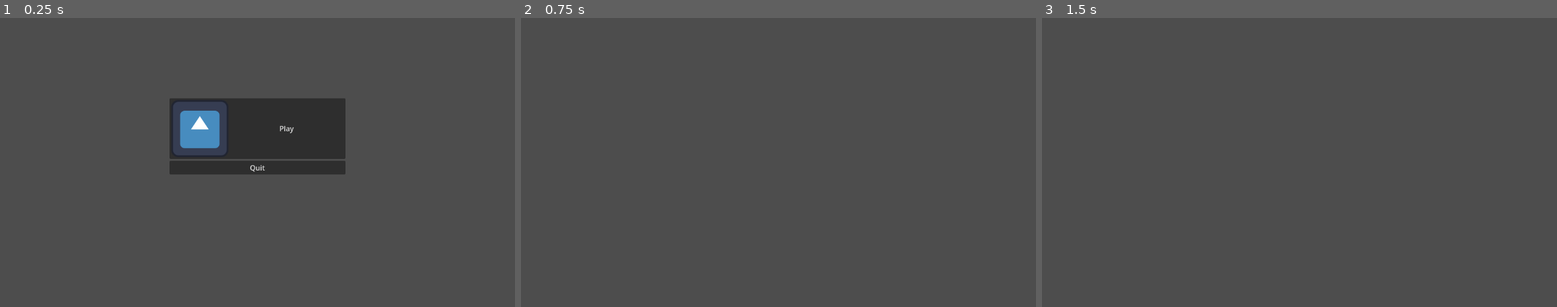
Above: before the commit, frames 1-3 (left to right).
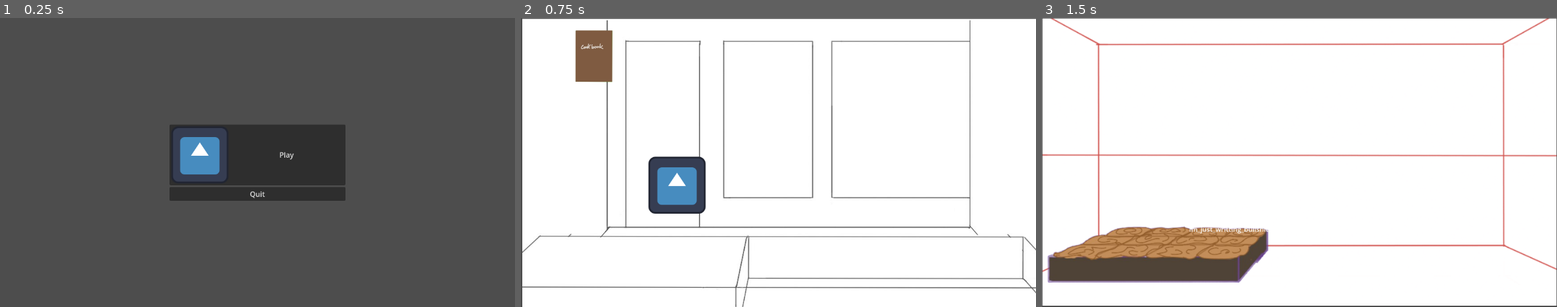
Above: after the commit, the same moments.

Repository: suricataww/CinnamonInn
Game: Godot game, scene res://mainmenu.tscn
Two runs of this game, one before a commit and one after it. Both use one fixed random seed, a clock stepped at 60 frames per second and the inputs below. The engine's default icon, where the game draws it, is replaced by a stand-in: a white triangle on a blue panel in a dark square.
Inputs (mouse positions are in pixels of both pictures, inside the frame that each line leads up to):
- Up to frame 1 (0.25 s): no input
- Up to frame 2 (0.75 s): click "Play" at 0.5 s
- Up to frame 3 (1.5 s): tap Enter at 1.25 s; move the mouse to (1423, 260) at 1.27 s; hold Right from 1.28 s (still down); tap Alt at 1.35 s; click (1423, 260) at 1.42 s

The runs differ from the first frame. In frame 1, 6.8% of the frame differs, in the area x 32-68%, y 27-64%; in frame 2, 98%, in the area x 0-100%, y 0-100%; in frame 3, 97%.

Commit message:
assets & interactions

Diff:
--- a/animated_sprite_2d.gd
+++ b/animated_sprite_2d.gd
@@ -6,25 +6,35 @@
 
 func _ready() -> void:
 	cake.input_event.connect(pressed)
+	modulate.a = 1
 	price.text = ""
 	inventory.text = ""
+	print(scale)
+	price.text = "im_just_writting_bullshit_so_that_i_can_see_if_terra_works_this_time)"
+	if global.inv_treat1 == 12:
+		frame = 12
 
-func _physics_process(delta: float) -> void:
-	if global.inv_treat1 == 0:
-		modulate.a = 0
-	else:
-		modulate.a = 1
+#
+#func _physics_process(delta: float) -> void:
+	#if global.inv_treat1 == 0:
+		#modulate.a = 0
+	#else:
+		#modulate.a = 1
+
 func hoover() -> void:
 	price.text = "$10"
 	inventory.text = str(global.inv_treat1)
-	scale = Vector2(2.06,1.41)
+	#scale = Vector2(2.06,1.41)
 
 func hooverout() -> void:
 	price.text = ""
 	inventory.text = ""
-	scale = Vector2(1.984375, 1.34375)
+	#scale = Vector2(1.984375, 1.34375)
 
 func pressed (viewport: Node, event: InputEvent, shape_idx: int) -> void:
 	if event is InputEventMouseButton and event.pressed and event.button_index == MOUSE_BUTTON_LEFT:
 		global.inv_treat1 -= 1
+		frame = global.inv_treat1
+		global.display_selection = 1 #specific pentru cinnamon roll
+		print(global.display_selection)
 		get_tree().change_scene_to_file("res://bakery.tscn")
--- a/bakery.tscn
+++ b/bakery.tscn
@@ -1,17 +1,82 @@
-[gd_scene load_steps=3 format=3 uid="uid://bicg0pw8817vq"]
+[gd_scene load_steps=13 format=3 uid="uid://bicg0pw8817vq"]
 
 [ext_resource type="Script" uid="uid://c1qaj0vu4r0cc" path="res://bakery.gd" id="1_wsl86"]
+[ext_resource type="Texture2D" uid="uid://ou0ysaqt3tw" path="res://init_assets/init_bkg_sell.jpg" id="2_ouogn"]
+[ext_resource type="PackedScene" uid="uid://bp7euwlf76w07" path="res://recipebook.tscn" id="3_s7bsd"]
+[ext_resource type="Texture2D" uid="uid://tnhq7vxw85t7" path="res://init_assets/cserve.png" id="4_2vx5a"]
+[ext_resource type="Script" uid="uid://25r78gtw08kh" path="res://tobeserved.gd" id="5_ybdsq"]
+[ext_resource type="Script" uid="uid://c0qeecqetf6ei" path="res://customer.gd" id="6_mou4l"]
+[ext_resource type="Texture2D" uid="uid://bwbwuq3ugtf2s" path="res://icon.svg" id="6_ybdsq"]
 
 [sub_resource type="RectangleShape2D" id="RectangleShape2D_rbuiu"]
-size = Vector2(590, 206.5)
+size = Vector2(655, 159.5)
+
+[sub_resource type="SpriteFrames" id="SpriteFrames_fewt1"]
+animations = [{
+"frames": [{
+"duration": 1.0,
+"texture": ExtResource("4_2vx5a")
+}],
+"loop": true,
+"name": &"default",
+"speed": 5.0
+}]
+
+[sub_resource type="RectangleShape2D" id="RectangleShape2D_2vx5a"]
+size = Vector2(325.43176, 122.3255)
+
+[sub_resource type="SpriteFrames" id="SpriteFrames_mou4l"]
+animations = [{
+"frames": [{
+"duration": 1.0,
+"texture": ExtResource("6_ybdsq")
+}],
+"loop": true,
+"name": &"default",
+"speed": 5.0
+}]
+
+[sub_resource type="CapsuleShape2D" id="CapsuleShape2D_tm5gv"]
+radius = 90.0
+height = 226.0
 
 [node name="Bakery" type="Node2D"]
 script = ExtResource("1_wsl86")
 
-[node name="BKG" type="Sprite2D" parent="."]
-
 [node name="Area2D" type="Area2D" parent="."]
 
 [node name="CollisionShape2D" type="CollisionShape2D" parent="Area2D"]
-position = Vector2(855, 545.25)
+position = Vector2(822.5, 568.75)
 shape = SubResource("RectangleShape2D_rbuiu")
+
+[node name="BKG" type="Sprite2D" parent="."]
+position = Vector2(579, 326)
+texture = ExtResource("2_ouogn")
+
+[node name="recipebook" parent="." instance=ExtResource("3_s7bsd")]
+position = Vector2(121, 89)
+scale = Vector2(0.36533815, 0.36533818)
+
+[node name="tobeserved" type="AnimatedSprite2D" parent="."]
+position = Vector2(340, 539)
+scale = Vector2(0.43327057, 0.43327066)
+sprite_frames = SubResource("SpriteFrames_fewt1")
+script = ExtResource("5_ybdsq")
+
+[node name="Area2D" type="Area2D" parent="tobeserved"]
+
+[node name="CollisionShape2D" type="CollisionShape2D" parent="tobeserved/Area2D"]
+position = Vector2(-24.234314, 8.078125)
+scale = Vector2(1.0000002, 1.0000002)
+shape = SubResource("RectangleShape2D_2vx5a")
+debug_color = Color(0.86631626, 0.3357248, 0.3167835, 0.41960785)
+
+[node name="customer" type="AnimatedSprite2D" parent="."]
+position = Vector2(349, 375)
+sprite_frames = SubResource("SpriteFrames_mou4l")
+script = ExtResource("6_mou4l")
+
+[node name="Area2D" type="Area2D" parent="customer"]
+
+[node name="CollisionShape2D" type="CollisionShape2D" parent="customer/Area2D"]
+shape = SubResource("CapsuleShape2D_tm5gv")
--- /dev/null
+++ b/bowl.gd
@@ -0,0 +1,12 @@
+extends AnimatedSprite2D
+@onready var area2d: Area2D = $Area2D
+
+func _ready() -> void:
+	area2d.area_entered.connect(ing_entered)
+
+func _process(delta: float) -> void:
+	pass
+
+func ing_entered(area = Area2D) -> void:
+	if get_tree().has_group("wsugar"):
+		frame = 1
--- /dev/null
+++ b/bowl.tscn
@@ -0,0 +1,31 @@
+[gd_scene load_steps=5 format=3 uid="uid://cofxitm41sosv"]
+
+[ext_resource type="Texture2D" uid="uid://bwbwuq3ugtf2s" path="res://icon.svg" id="1_y8sj4"]
+[ext_resource type="Script" uid="uid://bhjutocwttnxh" path="res://bowl.gd" id="2_evrla"]
+
+[sub_resource type="SpriteFrames" id="SpriteFrames_6yfex"]
+animations = [{
+"frames": [{
+"duration": 1.0,
+"texture": ExtResource("1_y8sj4")
+}],
+"loop": true,
+"name": &"default",
+"speed": 5.0
+}]
+
+[sub_resource type="RectangleShape2D" id="RectangleShape2D_f4wr4"]
+size = Vector2(127.35516, 126)
+
+[node name="bowl" type="AnimatedSprite2D"]
+position = Vector2(1.0000305, 1.0000038)
+scale = Vector2(3.1015625, 1)
+sprite_frames = SubResource("SpriteFrames_6yfex")
+script = ExtResource("2_evrla")
+
+[node name="Area2D" type="Area2D" parent="."]
+
+[node name="CollisionShape2D" type="CollisionShape2D" parent="Area2D"]
+position = Vector2(-0.16121888, 1.9073486e-06)
+scale = Vector2(0.9999999, 0.9999999)
+shape = SubResource("RectangleShape2D_f4wr4")
--- /dev/null
+++ b/customer.gd
@@ -0,0 +1,12 @@
+extends AnimatedSprite2D
+@onready var area2d: Area2D = $Area2D
+
+func _ready() -> void:
+	add_to_group("customer")
+	area2d.area_entered.connect(entered)
+
+func _process(delta: float) -> void:
+	pass
+
+func entered(area: Area2D) -> void:
+	print("yummy, thank you!")
--- a/display.tscn
+++ b/display.tscn
@@ -1,51 +1,105 @@
-[gd_scene load_steps=6 format=3 uid="uid://cs57chc66tknb"]
+[gd_scene load_steps=19 format=3 uid="uid://cs57chc66tknb"]
 
 [ext_resource type="Script" uid="uid://bm408y0chifvt" path="res://display.gd" id="1_mytll"]
-[ext_resource type="Texture2D" uid="uid://bwbwuq3ugtf2s" path="res://icon.svg" id="2_tbhi7"]
+[ext_resource type="Texture2D" uid="uid://cmcnt1xw22th8" path="res://init_assets/0c.png" id="2_md80r"]
+[ext_resource type="Texture2D" uid="uid://cgjcjyuw4jjeh" path="res://init_assets/init_bkg_display.png" id="2_wx2p0"]
 [ext_resource type="Script" uid="uid://bxl7nwsbx3y55" path="res://animated_sprite_2d.gd" id="3_tbhi7"]
+[ext_resource type="Texture2D" uid="uid://cdsrqghviuxnp" path="res://init_assets/1c.png" id="3_uiu4r"]
+[ext_resource type="Texture2D" uid="uid://dvjsxiagaj1oq" path="res://init_assets/2c.png" id="4_wx2p0"]
+[ext_resource type="Texture2D" uid="uid://r4qh3nv5x55p" path="res://init_assets/3c.png" id="5_2d6qp"]
+[ext_resource type="Texture2D" uid="uid://dley7340ashod" path="res://init_assets/4c.png" id="6_agley"]
+[ext_resource type="Texture2D" uid="uid://btcpwwtp86ctb" path="res://init_assets/5c.png" id="7_h0bd0"]
+[ext_resource type="Texture2D" uid="uid://bcordf2yg72kt" path="res://init_assets/6c.png" id="8_gdo8m"]
+[ext_resource type="Texture2D" uid="uid://ci1r5mg6mpane" path="res://init_assets/7c.png" id="9_f258m"]
+[ext_resource type="Texture2D" uid="uid://ute20phc7mgh" path="res://init_assets/8c.png" id="10_8b0sg"]
+[ext_resource type="Texture2D" uid="uid://bmqsl0u77j46u" path="res://init_assets/10c.png" id="11_fiupt"]
+[ext_resource type="Texture2D" uid="uid://c7sgxnq70fkp" path="res://init_assets/9c.png" id="11_uiu4r"]
+[ext_resource type="Texture2D" uid="uid://gv3wsivqgptv" path="res://init_assets/11c.png" id="12_62obs"]
+[ext_resource type="Texture2D" uid="uid://bbqqw7a6vu7j5" path="res://init_assets/12c.png" id="13_bxqbu"]
 
 [sub_resource type="SpriteFrames" id="SpriteFrames_txl3f"]
 animations = [{
 "frames": [{
 "duration": 1.0,
-"texture": ExtResource("2_tbhi7")
+"texture": ExtResource("2_md80r")
+}, {
+"duration": 1.0,
+"texture": ExtResource("3_uiu4r")
+}, {
+"duration": 1.0,
+"texture": ExtResource("4_wx2p0")
+}, {
+"duration": 1.0,
+"texture": ExtResource("5_2d6qp")
+}, {
+"duration": 1.0,
+"texture": ExtResource("6_agley")
+}, {
+"duration": 1.0,
+"texture": ExtResource("7_h0bd0")
+}, {
+"duration": 1.0,
+"texture": ExtResource("8_gdo8m")
+}, {
+"duration": 1.0,
+"texture": ExtResource("9_f258m")
+}, {
+"duration": 1.0,
+"texture": ExtResource("10_8b0sg")
+}, {
+"duration": 1.0,
+"texture": ExtResource("11_uiu4r")
+}, {
+"duration": 1.0,
+"texture": ExtResource("11_fiupt")
+}, {
+"duration": 1.0,
+"texture": ExtResource("12_62obs")
+}, {
+"duration": 1.0,
+"texture": ExtResource("13_bxqbu")
 }],
 "loop": true,
-"name": &"default",
+"name": &"new_animation",
 "speed": 5.0
 }]
 
 [sub_resource type="RectangleShape2D" id="RectangleShape2D_rlkrk"]
-size = Vector2(126, 125)
+size = Vector2(522.91974, 136.11055)
 
 [node name="Display" type="Node2D"]
 script = ExtResource("1_mytll")
 
 [node name="BKG" type="Sprite2D" parent="."]
+position = Vector2(576, 323)
+scale = Vector2(1.1454183, 1.15)
+texture = ExtResource("2_wx2p0")
 
-[node name="Pastry1" type="AnimatedSprite2D" parent="."]
-position = Vector2(245, 435)
-scale = Vector2(1.984375, 1.34375)
+[node name="cinnamonroll" type="AnimatedSprite2D" parent="."]
+position = Vector2(302, 501.00003)
+scale = Vector2(0.94450426, 0.8679211)
 sprite_frames = SubResource("SpriteFrames_txl3f")
+animation = &"new_animation"
 script = ExtResource("3_tbhi7")
 
-[node name="Area2D" type="Area2D" parent="Pastry1"]
+[node name="Area2D" type="Area2D" parent="cinnamonroll"]
 
-[node name="CollisionShape2D" type="CollisionShape2D" parent="Pastry1/Area2D"]
-position = Vector2(0, 0.5)
+[node name="CollisionShape2D" type="CollisionShape2D" parent="cinnamonroll/Area2D"]
+position = Vector2(-47.025116, 36.110962)
+scale = Vector2(1, 0.9999997)
 shape = SubResource("RectangleShape2D_rlkrk")
 
-[node name="VBoxContainer" type="VBoxContainer" parent="Pastry1"]
+[node name="VBoxContainer" type="VBoxContainer" parent="cinnamonroll"]
 offset_left = 28.72441
 offset_top = -43.162792
 offset_right = 68.72441
 offset_bottom = -3.1627922
 
-[node name="price" type="Label" parent="Pastry1/VBoxContainer"]
+[node name="price" type="Label" parent="cinnamonroll/VBoxContainer"]
 layout_mode = 2
 
-[node name="inventory" type="Label" parent="Pastry1/VBoxContainer"]
+[node name="inventory" type="Label" parent="cinnamonroll/VBoxContainer"]
 layout_mode = 2
 
-[connection signal="mouse_entered" from="Pastry1/Area2D" to="Pastry1" method="hoover"]
-[connection signal="mouse_exited" from="Pastry1/Area2D" to="Pastry1" method="hooverout"]
+[connection signal="mouse_entered" from="cinnamonroll/Area2D" to="cinnamonroll" method="hoover"]
+[connection signal="mouse_exited" from="cinnamonroll/Area2D" to="cinnamonroll" method="hooverout"]
--- a/global.gd
+++ b/global.gd
@@ -1,3 +1,8 @@
 extends Node
 
-var inv_treat1 = 0
+var inv_treat1 = 12
+var inv_wsugar = 0
+var dish_selection = 0
+var display_selection = 0
+var price = 0
+var money = 10
--- /dev/null
+++ b/kitchentable.tscn
@@ -0,0 +1,34 @@
+[gd_scene load_steps=5 format=3 uid="uid://borq5pqbmmgdp"]
+
+[ext_resource type="Script" uid="uid://yuwsgepkshml" path="res://wsugar.gd" id="1_3nmhd"]
+[ext_resource type="Texture2D" uid="uid://bwbwuq3ugtf2s" path="res://icon.svg" id="1_qf70m"]
+
+[sub_resource type="SpriteFrames" id="SpriteFrames_owg2j"]
+animations = [{
+"frames": [{
+"duration": 1.0,
+"texture": ExtResource("1_qf70m")
+}],
+"loop": true,
+"name": &"default",
+"speed": 5.0
+}]
+
+[sub_resource type="CapsuleShape2D" id="CapsuleShape2D_qf70m"]
+radius = 51.0
+height = 148.0
+
+[node name="kitchentable" type="Node2D"]
+metadata/_edit_vertical_guides_ = [232.0, 460.0, 690.0, 920.0]
+
+[node name="BKG" type="Sprite2D" parent="."]
+
+[node name="Wsugar" type="AnimatedSprite2D" parent="."]
+position = Vector2(158, 110)
+sprite_frames = SubResource("SpriteFrames_owg2j")
+script = ExtResource("1_3nmhd")
+
+[node name="Area2D" type="Area2D" parent="Wsugar"]
+
+[node name="CollisionShape2D" type="CollisionShape2D" parent="Wsugar/Area2D"]
+shape = SubResource("CapsuleShape2D_qf70m")
--- a/mainmenu.tscn
+++ b/mainmenu.tscn
@@ -22,9 +22,9 @@
 anchor_right = 0.5
 anchor_bottom = 0.5
 offset_left = -197.0
-offset_top = -144.5
+offset_top = -85.5
 offset_right = 197.0
-offset_bottom = 144.5
+offset_bottom = 85.5
 grow_horizontal = 2
 grow_vertical = 2
 
--- /dev/null
+++ b/recipebook.gd
@@ -0,0 +1,22 @@
+extends AnimatedSprite2D
+@onready var pagstg: Area2D = $stg
+@onready var pagdr: Area2D = $dr
+@onready var select: Area2D = $select
+
+func _ready() -> void:
+	pagstg.input_event.connect(pageleft)
+	pagdr.input_event.connect(pageright)
+	select.input_event.connect(selection)
+	modulate.a = 1
+
+func  pageleft(viewport: Node, event: InputEvent, shape_idx: int) -> void:
+	if event is InputEventMouseButton and event.pressed and event.button_index == MOUSE_BUTTON_LEFT:
+		frame -= 1
+
+func pageright(viewport: Node, event: InputEvent, shape_idx: int) -> void:
+	if event is InputEventMouseButton and event.pressed and event.button_index == MOUSE_BUTTON_LEFT:
+		frame += 1
+
+func selection(viewport: Node, event: InputEvent, shape_idx: int) -> void:
+	if event is InputEventMouseButton and event.pressed and event.button_index == MOUSE_BUTTON_LEFT:
+		global.dish_selection = frame
--- /dev/null
+++ b/recipebook.tscn
@@ -0,0 +1,59 @@
+[gd_scene load_steps=10 format=3 uid="uid://bp7euwlf76w07"]
+
+[ext_resource type="Texture2D" uid="uid://7108vgrarmlr" path="res://init_assets/image-removebg-preview (43).png" id="1_lrkfv"]
+[ext_resource type="Texture2D" uid="uid://bbmh0desvjxw7" path="res://init_assets/image-removebg-preview (42).png" id="2_7oc8o"]
+[ext_resource type="Texture2D" uid="uid://dqa6auir3aaic" path="res://init_assets/image-removebg-preview (40).png" id="3_7u03h"]
+[ext_resource type="Texture2D" uid="uid://beimvdwpp0boj" path="res://init_assets/image-removebg-preview (41).png" id="4_kvmwr"]
+[ext_resource type="Script" uid="uid://cojy1k63fn1nb" path="res://recipebook.gd" id="5_7oc8o"]
+
+[sub_resource type="SpriteFrames" id="SpriteFrames_j4061"]
+animations = [{
+"frames": [{
+"duration": 1.0,
+"texture": ExtResource("1_lrkfv")
+}, {
+"duration": 1.0,
+"texture": ExtResource("2_7oc8o")
+}, {
+"duration": 1.0,
+"texture": ExtResource("3_7u03h")
+}, {
+"duration": 1.0,
+"texture": ExtResource("4_kvmwr")
+}],
+"loop": true,
+"name": &"default",
+"speed": 5.0
+}]
+
+[sub_resource type="RectangleShape2D" id="RectangleShape2D_7oc8o"]
+size = Vector2(57, 136)
+
+[sub_resource type="RectangleShape2D" id="RectangleShape2D_7u03h"]
+size = Vector2(55, 137.5)
+
+[sub_resource type="RectangleShape2D" id="RectangleShape2D_kvmwr"]
+size = Vector2(84, 80)
+
+[node name="recipebook" type="AnimatedSprite2D"]
+sprite_frames = SubResource("SpriteFrames_j4061")
+script = ExtResource("5_7oc8o")
+
+[node name="stg" type="Area2D" parent="."]
+
+[node name="CollisionShape2D" type="CollisionShape2D" parent="stg"]
+position = Vector2(-195, 77)
+shape = SubResource("RectangleShape2D_7oc8o")
+
+[node name="dr" type="Area2D" parent="."]
+
+[node name="CollisionShape2D" type="CollisionShape2D" parent="dr"]
+position = Vector2(194, 77.75)
+shape = SubResource("RectangleShape2D_7u03h")
+
+[node name="select" type="Area2D" parent="."]
+
+[node name="CollisionShape2D" type="CollisionShape2D" parent="select"]
+position = Vector2(-157, -56)
+shape = SubResource("RectangleShape2D_kvmwr")
+debug_color = Color(0.72261506, 0.40248957, 0.67805594, 0.41960785)
--- /dev/null
+++ b/tobeserved.gd
@@ -0,0 +1,29 @@
+extends AnimatedSprite2D
+@onready var area2d: Area2D = $Area2D
+var permis: bool = false
+
+func _ready() -> void:
+	area2d.area_entered.connect(customer)
+	area2d.input_event.connect(pressed)
+	modulate.a = 0
+	position = Vector2(340,539)
+
+func _process(delta: float) -> void:
+	if global.display_selection > 0:
+		frame = global.display_selection
+		modulate.a = 1
+	if permis == true:
+		global_position = get_global_mouse_position()
+		look_at(get_global_mouse_position())
+
+func customer(area: Area2D) -> void:
+	if get_parent().is_in_group("customer"):
+		global.money += global.price
+		#play animation de cha-ching!
+		modulate.a = 0
+		permis = false
+		position = Vector2(340,539)
+
+func pressed(viewport: Node, event: InputEvent, shape_idx: int) -> void:
+	if event is InputEventMouseButton and event.pressed and event.button_index == MOUSE_BUTTON_LEFT:
+		permis = true
--- /dev/null
+++ b/wsugar.gd
@@ -0,0 +1,16 @@
+extends AnimatedSprite2D
+@onready var wsugar: Area2D = $Area2D
+
+func _ready() -> void:
+	wsugar.area_entered.connect(bol_entered)
+	pass
+
+func _process(delta: float) -> void:
+	if global.inv_wsugar >= 1:
+		modulate.a = 1
+	else:
+		modulate.a = 0
+
+func bol_entered(area: Area2D) -> void:
+	if area.get_tree().has_group("bowl"):
+		modulate.a = 0
Not shown, added: bowl.gd.uid
Not shown, added: customer.gd.uid
Binary file added: init_assets/0c.png
Not shown, added: init_assets/0c.png.import
Binary file added: init_assets/10c.png
Not shown, added: init_assets/10c.png.import
Binary file added: init_assets/11c.png
Not shown, added: init_assets/11c.png.import
Binary file added: init_assets/12c.png
Not shown, added: init_assets/12c.png.import
Binary file added: init_assets/1c.png
Not shown, added: init_assets/1c.png.import
(and 45 more such lines)
